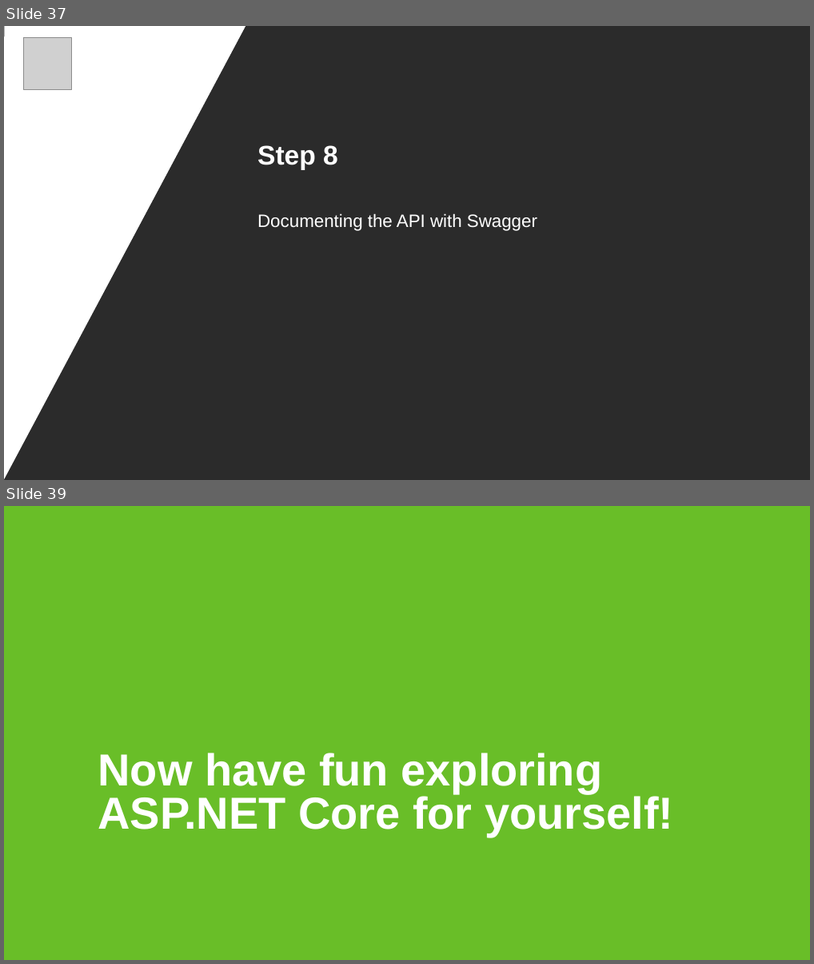
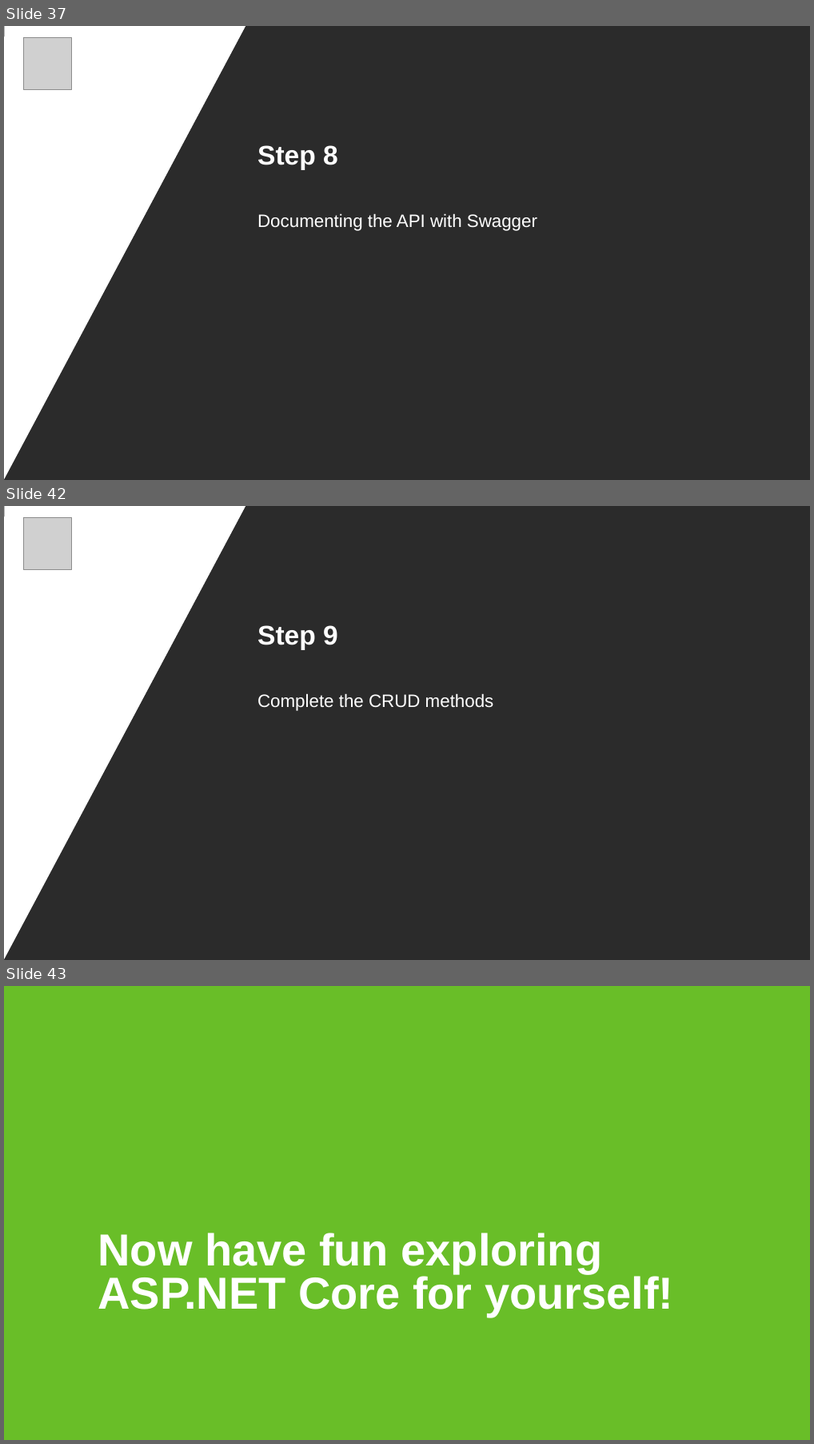
Before and after one commit to nickverschueren/devcruise-2019, a slide deck: Slides/Building an API.pptx. Shown one above the other, each under a label of ours: slides 37 and 39 before the commit, slides 37, 42 and 43 after it; the slides between them are not shown. The pictures are 814x964 and 814x1444 pixels, drawn with LibreOffice and Linux fonts; fonts in the diff are those of the drawing; grey boxes stand for pictures; background and template pictures are left out; a plain dark background stands for a picture behind light text. Boxes give left, top, right and bottom in pixels: in the first picture for what was removed or moved away, otherwise in the second. Text is boxed around its words. In the diff, an @@ line names an element or a change of style, - is before the commit and + after.

Commit message:
Add Step8 Swagger

```diff
--- a/Slides/Building an API.pptx
+++ b/Slides/Building an API.pptx
@@ slide 42 added at [4,506,810,960], background picture (left out); not listed: 1 template element that a slide beside it also shows @@
@@ picture added at [23,517,72,570] @@
@@ text added at [258,625,338,650], 24 pt, text #FFFFFF, bold @@
+Step 9
@@ text added at [258,693,494,711], 16 pt, text #FFFFFF @@
+Complete the CRUD methods
@@ what was slide 39 is now slide 43 @@
```
Also in this commit, not shown: 1 slide changed, 3 other slides added, 5 other files.
